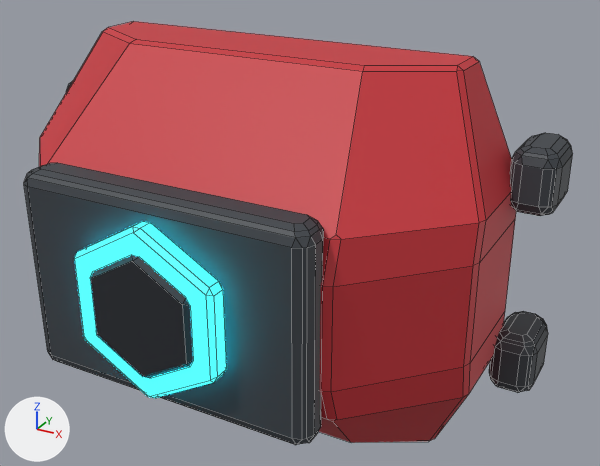
One commit to the FBX model Assets/Resources/ClamshellMeshes/ShoulderBack_Set10_Aegis.fbx: the scene before it, then after it.
Rendered twice from a camera (50 mm lens) standing at (0.372, -0.655, 0.313) and looking at (0.048, -0.066, 0.018). The axes (+X, +Y, +Z) are drawn at lower left. The lights are the same throughout. The older version comes first. Mesh edges are drawn as thin lines. Where no turn or scale is listed for an object, it has been applied to the vertices.

Before the edit, the objects in view are built like this:
```python
me_shoulderback_set10_aegis_001 = bpy.data.meshes.new('ShoulderBack_Set10_Aegis.001')
me_shoulderback_set10_aegis_001.from_pydata(...)  # 576 vertices, 598 faces; spans x -0.255..0.255, y -0.233..0.03, z -0.175..0.175
# faces by material slot: [82, 38, 440, 38]
me_shoulderback_set10_aegis_001.materials.append(mat_shell)  # red #c83038
me_shoulderback_set10_aegis_001.materials.append(mat_dark)  # black #23272d
me_shoulderback_set10_aegis_001.materials.append(mat_frame)  # dark grey #3a3f45
me_shoulderback_set10_aegis_001.materials.append(mat_glow)  # cyan #27e5ff, glowing cyan #27e5ff
ob_shoulderback_set10_aegis = bpy.data.objects.new('ShoulderBack_Set10_Aegis', me_shoulderback_set10_aegis_001)
ob_shoulderback_set10_aegis.location = (0.0, 0.0, 0.0)
```
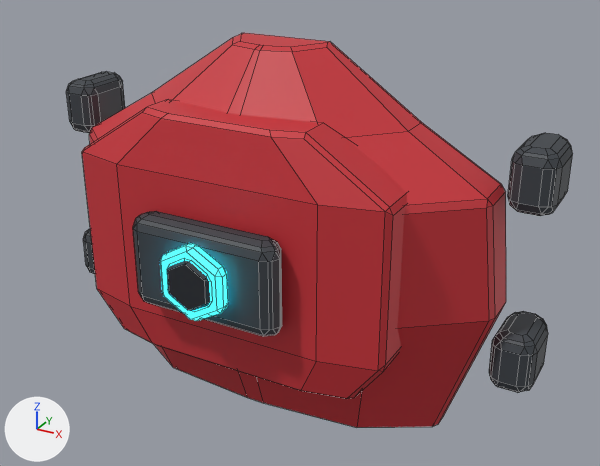
Location of each change, (x1, y1, x2, y2) in pixels of the pictures (600 x 466 px):
'ShoulderBack_Set10_Aegis', reshaped (8% narrower, 7% shorter): before (24, 21, 573, 445); after (66, 33, 573, 428)
part 1 of me_shoulderback_set10_aegis_001, rebuilt (13% narrower, 6% shorter): before (39, 21, 516, 443); after (89, 33, 506, 428)
part 2 of me_shoulderback_set10_aegis_001, added: after (133, 211, 282, 336)
part 3 of me_shoulderback_set10_aegis_001, added (red): after (82, 99, 407, 399)
part 4 of me_shoulderback_set10_aegis_001, added (cyan): after (160, 243, 228, 321)
part 5 of me_shoulderback_set10_aegis_001, added (black): after (167, 260, 210, 311)
part 6 of me_shoulderback_set10_aegis_001, deleted (black): before (90, 255, 193, 378)
part 7 of me_shoulderback_set10_aegis_001, deleted (cyan): before (74, 221, 226, 398)
part 8 of me_shoulderback_set10_aegis_001, deleted: before (24, 163, 324, 445)

The change in detail:
me_shoulderback_set10_aegis_001 is used by ob_shoulderback_set10_aegis; location (0.0, 0.0, 0.0).
me_shoulderback_set10_aegis_001 had 576 vertices, 598 faces and spanned x -0.255..0.255, y -0.233..0.03, z -0.175..0.175.
me_shoulderback_set10_aegis_001 now has 626 vertices, 648 faces and spans x -0.255..0.255, y -0.171..0.03, z -0.175..0.175.
me_shoulderback_set10_aegis_001 part 1: the loose piece of 84 vertices spanning x -0.22..0.22, y -0.191..0.0, z -0.175..0.175 is rebuilt with 78 vertices and now spans x -0.22..0.22, y -0.126..0.0, z -0.175..0.175.
me_shoulderback_set10_aegis_001 part 2: a new loose piece of 84 vertices spanning x -0.072..0.072, y -0.155..-0.13, z -0.043..0.043, in mat_frame (dark grey #3a3f45).
me_shoulderback_set10_aegis_001 part 3: a new loose piece of 56 vertices spanning x -0.154..0.154, y -0.13..-0.054, z -0.105..0.126, in mat_shell (red #c83038).
me_shoulderback_set10_aegis_001 part 4: a new loose piece of 36 vertices spanning x -0.031..0.031, y -0.168..-0.153, z -0.034..0.034, in mat_glow (cyan #27e5ff, glowing cyan #27e5ff).
me_shoulderback_set10_aegis_001 part 5: a new loose piece of 36 vertices spanning x -0.022..0.022, y -0.171..-0.153, z -0.024..0.024, in mat_dark (black #23272d).
me_shoulderback_set10_aegis_001 part 6: the loose piece of 36 vertices spanning x -0.047..0.047, y -0.233..-0.209, z -0.052..0.052 is deleted.
me_shoulderback_set10_aegis_001 part 7: the loose piece of 36 vertices spanning x -0.065..0.065, y -0.229..-0.209, z -0.074..0.074 is deleted.
Part 8, on me_shoulderback_set10_aegis_001:
84 vertices are removed from x -0.133..0.133, y -0.211..-0.176, z -0.091..0.091.
88 faces are deleted.
